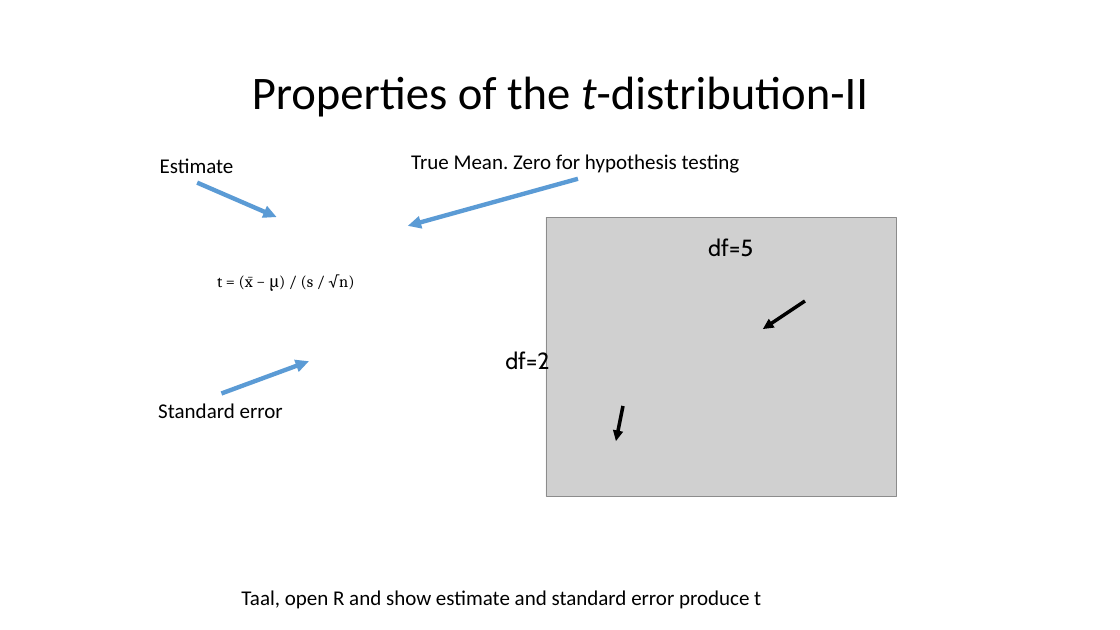
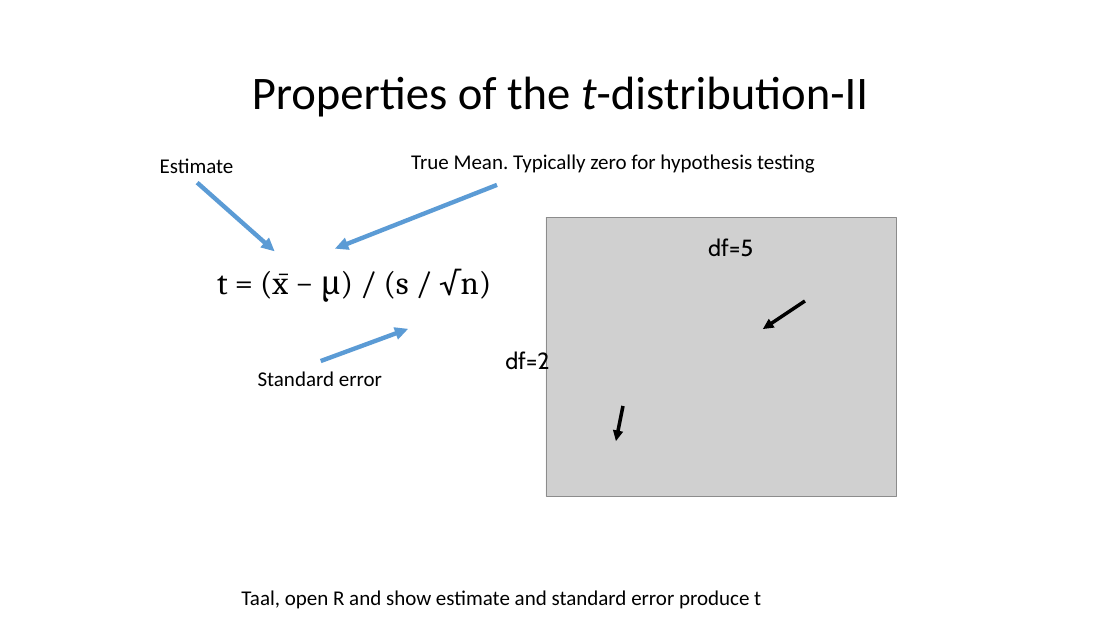
Before and after one commit to taaltree/FW536, a slide deck: slide 33 of Day2_GLM/FW536_Day2_Morning_ContinuousDistributions_accessible.pptx. Drawn at 1120x630 pixels with LibreOffice and Linux fonts; fonts in the diff are those of the drawing; grey boxes stand for pictures. Boxes give left, top, right and bottom in pixels: in the first picture for what was removed or moved away, otherwise in the second. Text is boxed around its words. In the diff, an @@ line names an element or a change of style, - is before the commit and + after.

```diff
--- a/Day2_GLM/FW536_Day2_Morning_ContinuousDistributions_accessible.pptx
+++ b/Day2_GLM/FW536_Day2_Morning_ContinuousDistributions_accessible.pptx
@@ text at <box>411,154,815,173</box>: text changed @@
-True Mean. Zero for hypothesis testing
+True Mean. Typically zero for hypothesis testing
@@ arrow moved from (197, 182) - (276, 217) to (197, 182) - (275, 251) @@
@@ arrow moved from (578, 179) - (408, 226) to (497, 185) - (335, 249) @@
@@ text "t = (x̄ − μ) ..." at <box>217,268,491,302</box>: size 14 to 28 pt @@
@@ arrow moved from (222, 393) - (309, 361) to (321, 361) - (408, 329) @@
@@ text "Standard error": place and size @@
-text "Standard error" at <box>158,403,283,418</box>
+text "Standard error" at <box>258,371,382,386</box>
```
Also in this commit, not shown: 12 other slides changed, 5 other files.
